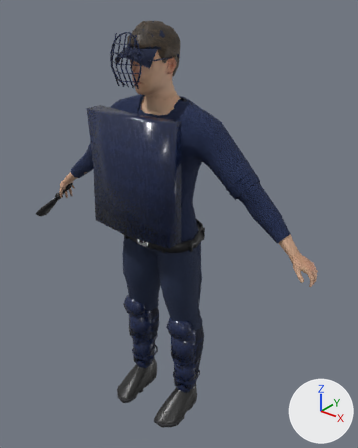
The glTF model assets/optimized/lod1/player_umpire.glb as it was, and as the next commit left it.
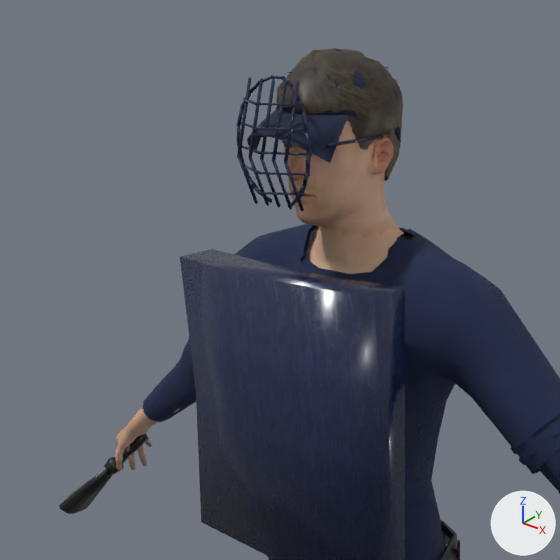
The first picture shows the older version from a 50 mm camera at (1.333, -1.575, 1.994) aimed at (0.024, 0.061, 0.98). The close-ups show the older and then the newer version on the part from 3% to 69% of the width and 0% to 53% of the height of that picture. Only the edits that show in the close-ups are written down. Arrows for +X, +Y and +Z are at lower right; the lights stay in place. Vertices at exactly the same position are counted once.

Before the edit, the objects in view are built like this:
```python
me_g = bpy.data.meshes.new('g')
me_g.from_pydata(...)  # 1090 vertices, 1810 faces; spans x -0.082..0.082, y -0.252..-0.049, z 1.643..1.837
me_g.materials.append(mat_catcher_gear)
me_hand_r_relaxed = bpy.data.meshes.new('Hand_R_Relaxed')
me_hand_r_relaxed.from_pydata(...)  # 486 vertices, 948 faces; spans x -0.7291..-0.6327, y -0.0568..0.0413, z 0.936..1.084
me_hand_r_relaxed.materials.append(mat_skin)
me_head = bpy.data.meshes.new('Head')
me_head.from_pydata(...)  # 1290 vertices, 2539 faces; spans x -0.093..0.093, y -0.185..0.047, z 1.576..1.85
me_head.materials.append(mat_face)
ob_gear_catchermask = bpy.data.objects.new('Gear_CatcherMask', me_g)
ob_gear_catchermask.location = (0.0, 0.0, 0.0)
ob_hand_r = bpy.data.objects.new('Hand_R', me_hand_r_relaxed)
ob_hand_r.location = (0.0, 0.0, 0.0)
ob_head = bpy.data.objects.new('Head', me_head)
ob_head.location = (0.0, 0.0, 0.0)
# also in view: 'Jersey' at (0.002, -0.03, 1.274); 'Undershirt' at (0.0, -0.031, 1.259); 'Body_Skin' at (0.0, -0.067, 0.801); 'Gear_Hair' at (-0.003, -0.065, 1.757); 'Gear_ChestProtector' at (0.0, -0.117, 1.29)
```
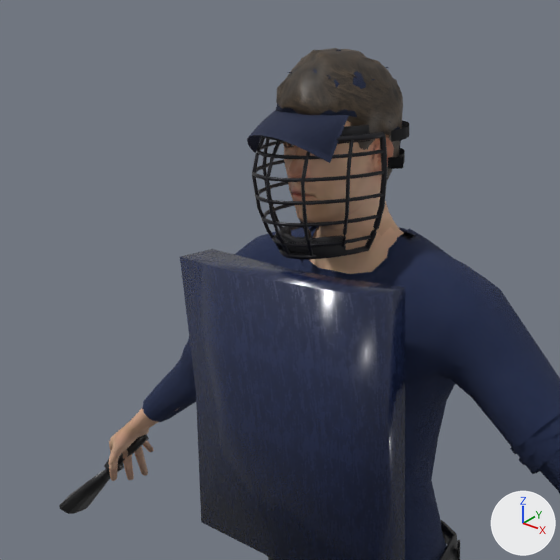
Changed parts and their boxes (x1, y1, x2, y2) in the close-ups (560 x 560 px):
'Gear_CatcherMask', reshaped (6% wider): before (236, 75, 384, 211); after (252, 121, 409, 259)
'Hand_R', reshaped (24% wider, 24% taller): before (115, 422, 152, 470); after (108, 421, 154, 481)
part 1 of me_g, deleted: before (236, 75, 384, 211)
part 2 of me_g, built on: before (258, 82, 299, 162); after (252, 121, 409, 259)

The change, as a diff of the scene's bpy script:
```diff
--- a/assets/optimized/lod1/player_umpire.glb.py
+++ b/assets/optimized/lod1/player_umpire.glb.py
@@ mat_mask @@
+mat_mask = principled_material('mask')
+mat_mask.base_color = (0.02, 0.02, 0.025)  # black #27272c
+mat_mask.metallic = 0.55
+mat_mask.roughness = 0.4
@@ mat_mask_pad @@
+mat_mask_pad = principled_material('mask_pad')
+mat_mask_pad.base_color = (0.015, 0.015, 0.018)  # black #212124
+mat_mask_pad.roughness = 0.9
@@ me_g @@
 # used by ob_gear_catchermask; location = (0.0, 0.0, 0.0)
-me_g.from_pydata(...)  # 1090 vertices, 1810 faces; spans x -0.082..0.082, y -0.252..-0.049, z 1.643..1.837
-me_g.materials.append(mat_catcher_gear)
+me_g.from_pydata(...)  # 1368 vertices, 2204 faces; spans x -0.109..0.109, y -0.238..0.069, z 1.559..1.762
+# me_g part 1: 93 loose pieces with 1074 vertices, spanning x -0.081..0.082, y -0.252..-0.049, z 1.643..1.837, are deleted
+# me_g part 2: 16 vertices removed from x -0.082..0.052, y -0.246..-0.05, z 1.72..1.83; 1368 vertices added at x -0.109..0.109, y -0.238..0.069, z 1.559..1.762
+me_g.materials.append(mat_mask)  # black #27272c
+me_g.materials.append(mat_mask_pad)  # black #212124
@@ me_hand_r_relaxed @@
 # used by ob_hand_r; location = (0.0, 0.0, 0.0)
-me_hand_r_relaxed.from_pydata(...)  # 486 vertices, 948 faces; spans x -0.7291..-0.6327, y -0.0568..0.0413, z 0.936..1.084
+me_hand_r_relaxed.from_pydata(...)  # 486 vertices, 948 faces; spans x -0.7477..-0.6326, y -0.0687..0.0517, z 0.9052..1.0843
+# me_hand_r_relaxed part 3: 1 vertex moved within x -0.6379, y -0.0432, z 1.0714; 485 vertices removed from x -0.7291..-0.6327, y -0.0568..0.0413, z 0.936..1.084; 485 vertices added at x -0.7477..-0.6326, y -0.0687..0.0517, z 0.9052..1.0843
 me_hand_r_relaxed.materials.append(mat_skin)
```
